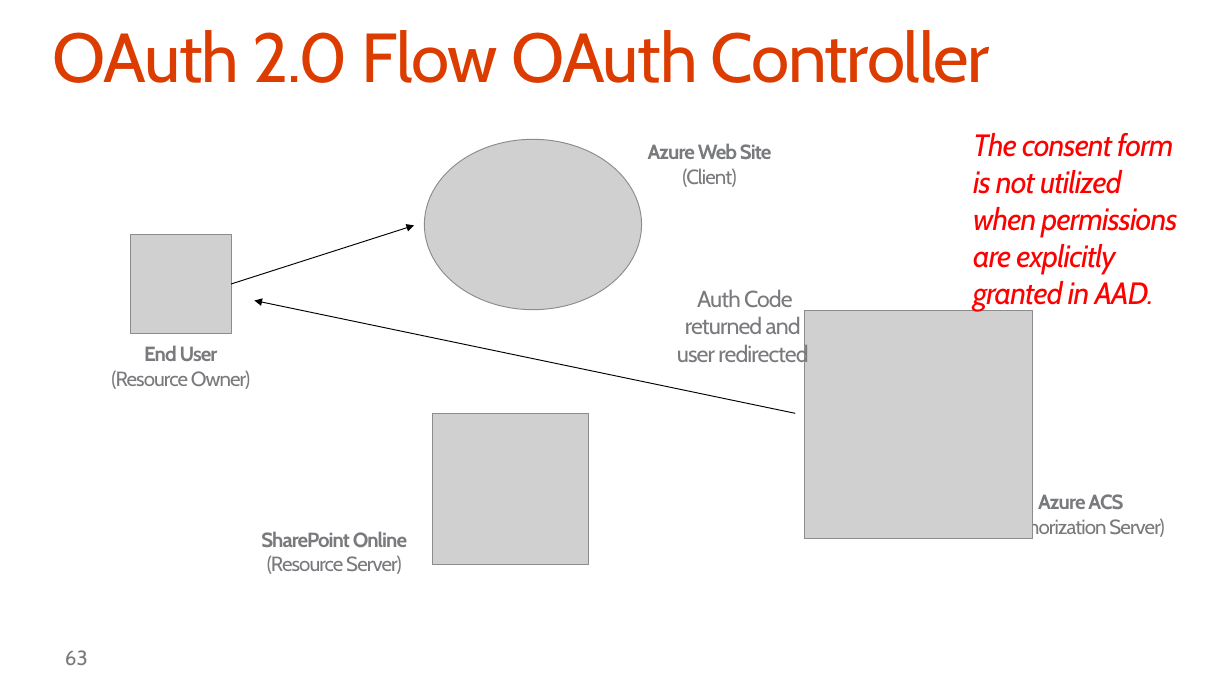
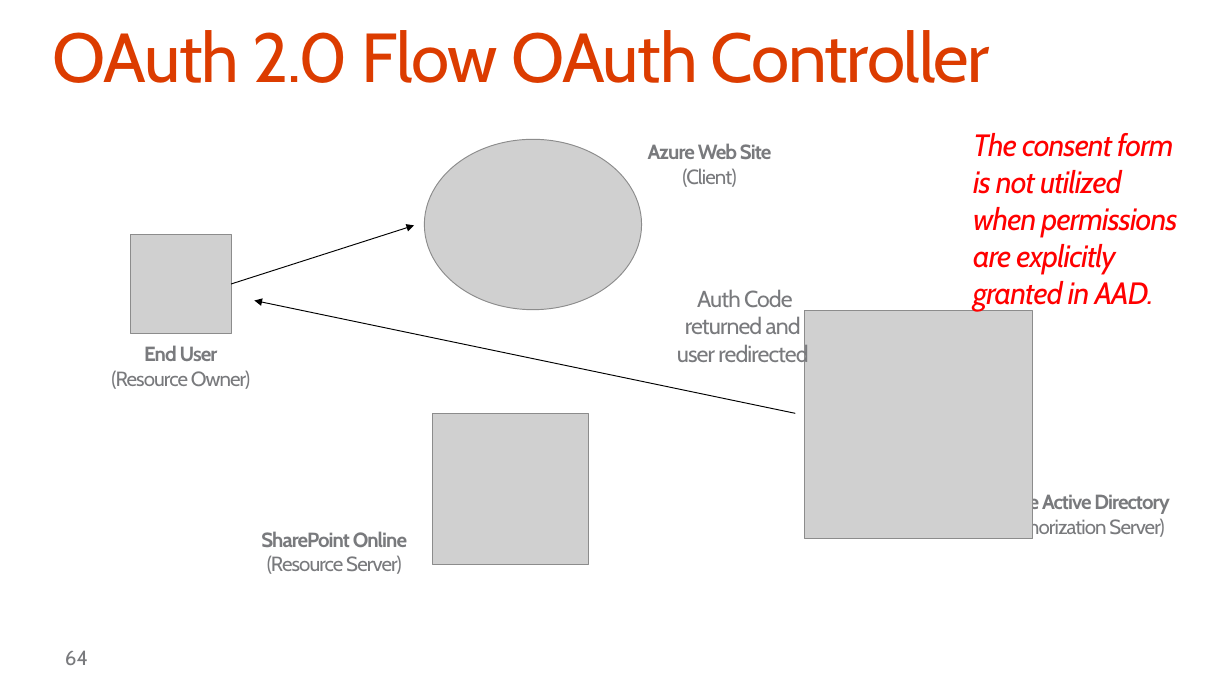
Before and after one commit to OfficeDev/TrainingContent, a slide deck: slide 64 of O3652-7 Deep Dive into Security and OAuth/O3652-7 Deep Dive into Security and OAuth.pptx (slide 63 before the commit). Drawn at 1232x693 pixels with LibreOffice and Linux fonts; fonts in the diff are those of the drawing; grey boxes stand for pictures; background and template pictures are left out. Boxes give left, top, right and bottom in pixels: in the first picture for what was removed or moved away, otherwise in the second. Text is boxed around its words. In the diff, an @@ line names an element or a change of style, - is before the commit and + after.

```diff
--- a/O3652-7 Deep Dive into Security and OAuth/O3652-7 Deep Dive into Security and OAuth.pptx
+++ b/O3652-7 Deep Dive into Security and OAuth/O3652-7 Deep Dive into Security and OAuth.pptx
@@ text at <box>992,492,1169,515</box>: text changed @@
-Azure ACS
+Azure Active Directory
@@ page number at <box>65,650,88,665</box>: text changed @@
-63
+64
```
Also in this commit, not shown: 17 other slides changed, 3 slides added, 2 slides removed.
